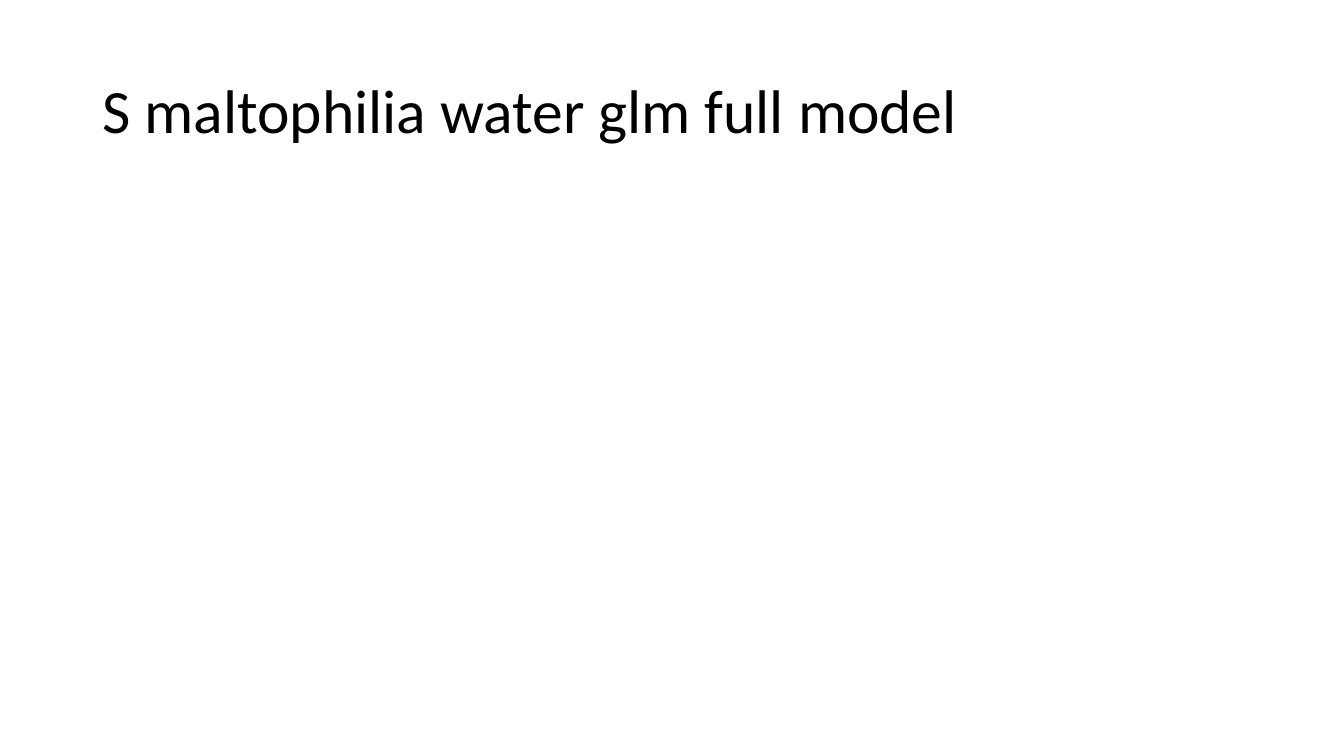
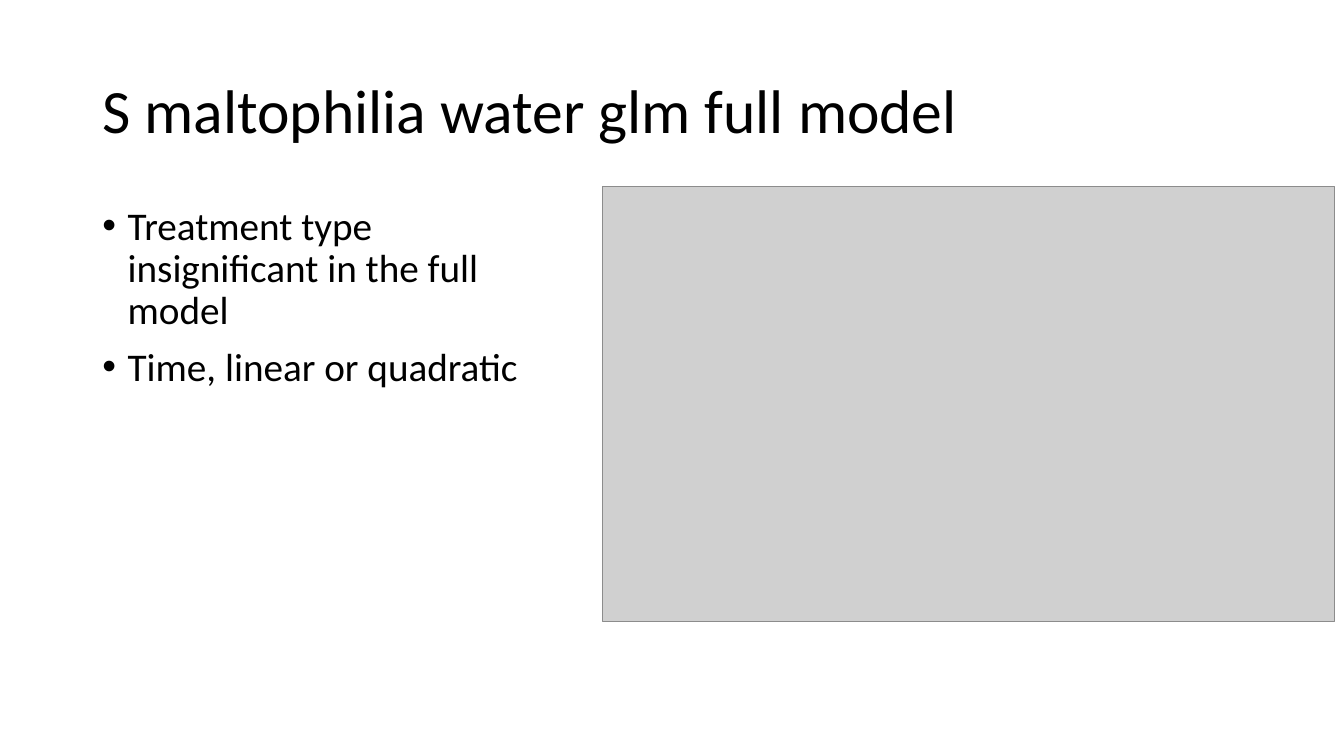
Before and after one commit to microbial-genomics/eytcheson_microplastics, a slide deck: slide 19 of pptx/glm_microplastics_water_v3.pptx (slide 18 before the commit). Drawn at 1344x756 pixels with LibreOffice and Linux fonts; fonts in the diff are those of the drawing; grey boxes stand for pictures. Boxes give left, top, right and bottom in pixels: in the first picture for what was removed or moved away, otherwise in the second. Text is boxed around its words. In the diff, an @@ line names an element or a change of style, - is before the commit and + after.

```diff
--- a/pptx/glm_microplastics_water_v3.pptx
+++ b/pptx/glm_microplastics_water_v3.pptx
@@ picture added at [603,187,1335,622] @@
@@ text added at [128,215,517,388], 28 pt, text #000000 @@
+• Treatment type insignificant in the full model
+• Time, linear or quadratic
```
Also in this commit, not shown: 26 other slides changed, 2 slides added, 8 other files.
